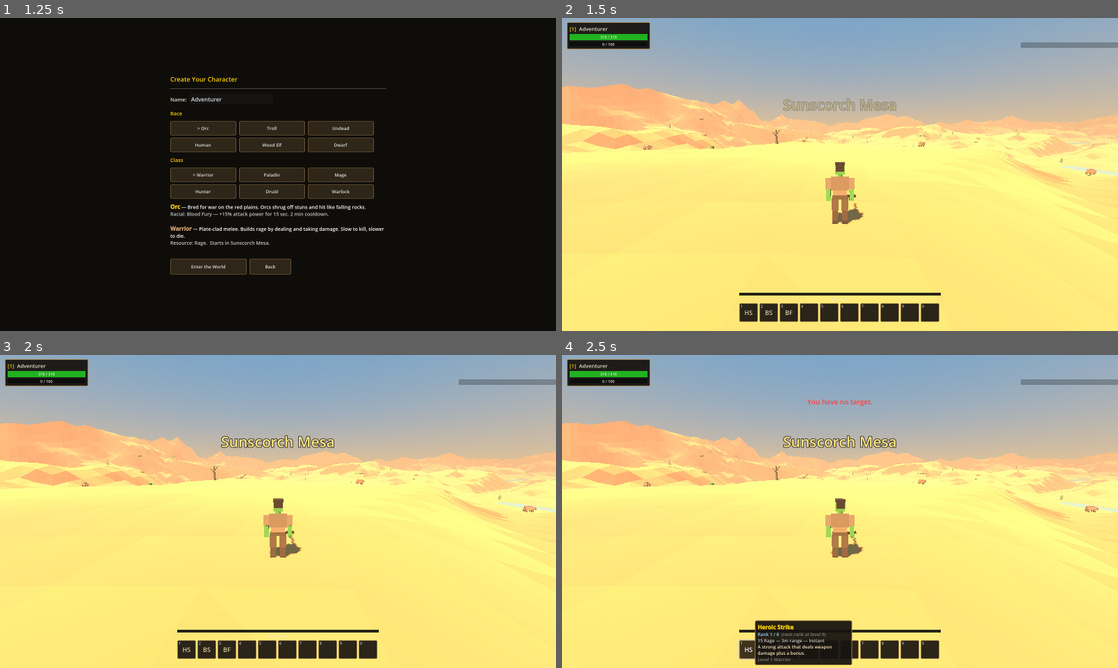
Above: before the commit, frames 1-4 (two rows, left to right).
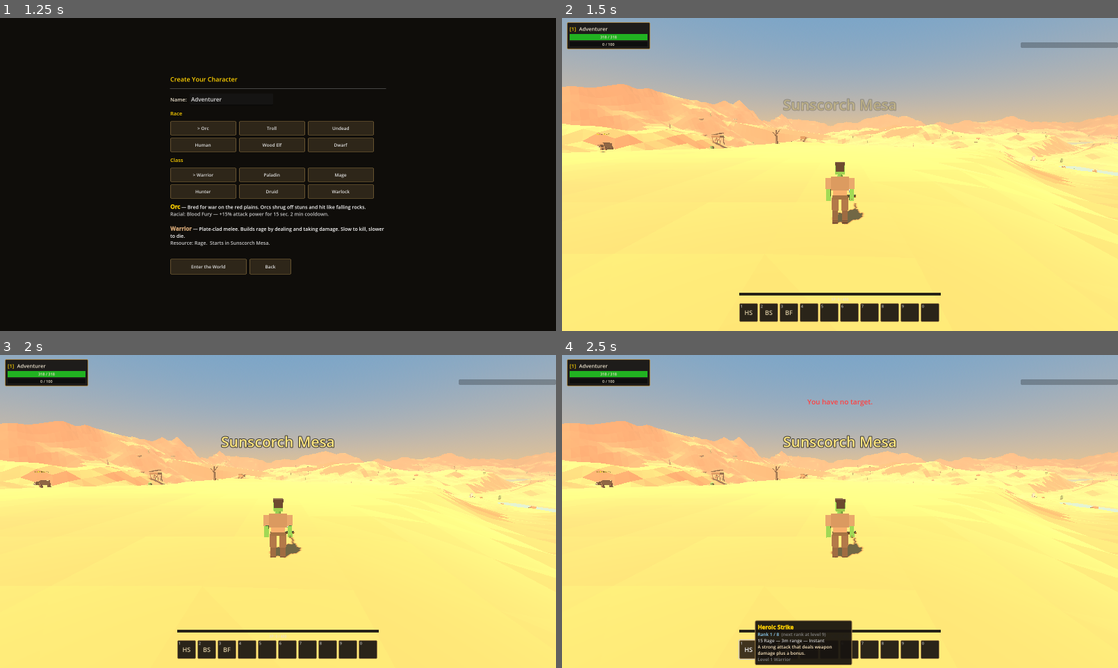
Above: after the commit, the same moments.

Repository: DenislavB/game
Game: Godot game, scene res://scenes/Main.tscn
The game is run twice, just before and just after one commit, with the same random seed, the same clock (stepped at 60 frames per second) and the same inputs.
Inputs:
- Up to frame 1 (1.25 s): click "New Character" at 0.5 s
- Up to frame 2 (1.5 s): click "Enter the World" at 1.25 s
- Up to frame 3 (2 s): no input
- Up to frame 4 (2.5 s): click "HS" at 2 s

Frame 1 is identical in both runs. In frame 2, 0.2% of the frame differs, in the area x 6-98%, y 35-51%; in frame 3, 0.2%; in frame 4, 0.2%.

Commit message:
Populate starting zones with vistas, scenes and filler; editor scene support
- Greenhollow Vale and Sunscorch Mesa each gain ~13 hand-placed scenes
  (great trees, standing stones, ruined tower, overlook, battlefield,
  abandoned camp, wrecked wagon, fishing dock, farm/statue, graveyard,
  bonfire ring, hunters blind, wayshrine) plus landmark placed_props
  (windmill, banners, market stall/obelisk).
- Much denser, more varied filler scatter (ferns, mushrooms, tall grass,
  saplings, logs, stumps, pebbles, bones) and water-edge flora
  (reeds/cattails near the shore, lilypads on the surface).
- ambient_spots seed extra night fireflies at scenic points.
- Zone Editor: new Scenes palette category and all new filler/landmark
  props exposed, so everything added here is movable/editable in-tool.

Diff:
--- a/data/zones/greenhollow_vale.json
+++ b/data/zones/greenhollow_vale.json
@@ -121,6 +121,53 @@
     {
       "type": "flowers",
       "count": 70
+    },
+    {
+      "type": "fern",
+      "count": 90
+    },
+    {
+      "type": "mushroom",
+      "count": 70
+    },
+    {
+      "type": "tall_grass",
+      "count": 240
+    },
+    {
+      "type": "sapling",
+      "count": 45
+    },
+    {
+      "type": "log",
+      "count": 30
+    },
+    {
+      "type": "stump",
+      "count": 26
+    },
+    {
+      "type": "pebbles",
+      "count": 55
+    },
+    {
+      "type": "bones",
+      "count": 10
+    },
+    {
+      "type": "reeds",
+      "count": 46,
+      "near_water": true
+    },
+    {
+      "type": "cattail",
+      "count": 26,
+      "near_water": true
+    },
+    {
+      "type": "lilypad",
+      "count": 22,
+      "on_water": true
     }
   ],
   "buildings": [
@@ -624,5 +671,123 @@
       "r": 18,
       "label": "The Dustplains (10-20)"
     }
+  ],
+  "scenes": [
+    {
+      "type": "great_tree",
+      "x": -130,
+      "z": -300,
+      "rot": 0
+    },
+    {
+      "type": "standing_stones",
+      "x": 40,
+      "z": -190,
+      "rot": 15
+    },
+    {
+      "type": "ruined_tower",
+      "x": 210,
+      "z": 190,
+      "rot": 30
+    },
+    {
+      "type": "fishing_dock",
+      "x": -40,
+      "z": 188,
+      "rot": 180
+    },
+    {
+      "type": "wrecked_wagon",
+      "x": 30,
+      "z": 45,
+      "rot": 60
+    },
+    {
+      "type": "abandoned_camp",
+      "x": -180,
+      "z": 30,
+      "rot": 200
+    },
+    {
+      "type": "battlefield",
+      "x": 300,
+      "z": -150,
+      "rot": 0
+    },
+    {
+      "type": "farm_plot",
+      "x": 60,
+      "z": 150,
+      "rot": 90
+    },
+    {
+      "type": "wayshrine",
+      "x": -95,
+      "z": -58,
+      "rot": 40
+    },
+    {
+      "type": "overlook",
+      "x": 315,
+      "z": 250,
+      "rot": -30
+    },
+    {
+      "type": "grave_row",
+      "x": -300,
+      "z": -140,
+      "rot": 10
+    },
+    {
+      "type": "bonfire_ring",
+      "x": 150,
+      "z": -110,
+      "rot": 0
+    },
+    {
+      "type": "hunters_blind",
+      "x": -150,
+      "z": 150,
+      "rot": 120
+    },
+    {
+      "type": "great_tree",
+      "x": 250,
+      "z": -60,
+      "rot": 90
+    }
+  ],
+  "ambient_spots": [
+    {
+      "x": -130,
+      "z": -300
+    },
+    {
+      "x": 40,
+      "z": -190
+    }
+  ],
+  "placed_props": [
+    {
+      "type": "windmill",
+      "x": 80,
+      "z": 165,
+      "rot": 30
+    },
+    {
+      "type": "banner",
+      "x": 118,
+      "z": 70,
+      "rot": 0,
+      "color": "#3a5a9a"
+    },
+    {
+      "type": "market_stall",
+      "x": 150,
+      "z": 118,
+      "rot": 200,
+      "color": "#3a6a8a"
+    }
   ]
 }
--- a/data/zones/sunscorch_mesa.json
+++ b/data/zones/sunscorch_mesa.json
@@ -132,6 +132,50 @@
       "x": 200,
       "z": 60,
       "r": 60
+    },
+    {
+      "type": "tall_grass",
+      "count": 90,
+      "color": "#9a8a4a"
+    },
+    {
+      "type": "pebbles",
+      "count": 130,
+      "color": "#8a4a2c"
+    },
+    {
+      "type": "bones",
+      "count": 34
+    },
+    {
+      "type": "stump",
+      "count": 12
+    },
+    {
+      "type": "sapling",
+      "count": 16
+    },
+    {
+      "type": "reeds",
+      "count": 34,
+      "near_water": true
+    },
+    {
+      "type": "cattail",
+      "count": 16,
+      "near_water": true
+    },
+    {
+      "type": "lilypad",
+      "count": 12,
+      "on_water": true
+    },
+    {
+      "type": "palm",
+      "count": 8,
+      "x": 200,
+      "z": 60,
+      "r": 55
     }
   ],
   "buildings": [
@@ -617,5 +661,105 @@
       "r": 18,
       "label": "The Dustplains (10-20)"
     }
+  ],
+  "scenes": [
+    {
+      "type": "standing_stones",
+      "x": -110,
+      "z": 300,
+      "rot": 20,
+      "color": "#8a5a3a"
+    },
+    {
+      "type": "ruined_tower",
+      "x": 300,
+      "z": -150,
+      "rot": 40
+    },
+    {
+      "type": "battlefield",
+      "x": -160,
+      "z": -170,
+      "rot": 0
+    },
+    {
+      "type": "bonfire_ring",
+      "x": 0,
+      "z": 150,
+      "rot": 0
+    },
+    {
+      "type": "abandoned_camp",
+      "x": 255,
+      "z": -255,
+      "rot": 160
+    },
+    {
+      "type": "wrecked_wagon",
+      "x": -110,
+      "z": -58,
+      "rot": 80
+    },
+    {
+      "type": "fishing_dock",
+      "x": 200,
+      "z": 28,
+      "rot": 180
+    },
+    {
+      "type": "overlook",
+      "x": 330,
+      "z": -300,
+      "rot": -40
+    },
+    {
+      "type": "statue",
+      "x": 55,
+      "z": -125,
+      "rot": 180
+    },
+    {
+      "type": "hunters_blind",
+      "x": -300,
+      "z": 100,
+      "rot": 90
+    },
+    {
+      "type": "grave_row",
+      "x": -200,
+      "z": -60,
+      "rot": 0
+    },
+    {
+      "type": "wayshrine",
+      "x": -150,
+      "z": 80,
+      "rot": 60
+    },
+    {
+      "type": "obelisk",
+      "x": -60,
+      "z": 330,
+      "rot": 0
+    }
+  ],
+  "ambient_spots": [
+    {
+      "x": 200,
+      "z": 60
+    },
+    {
+      "x": 0,
+      "z": 150
+    }
+  ],
+  "placed_props": [
+    {
+      "type": "banner",
+      "x": 100,
+      "z": -20,
+      "rot": 0,
+      "color": "#8a2a2a"
+    }
   ]
 }
--- a/scripts/screens/zone_editor.gd
+++ b/scripts/screens/zone_editor.gd
@@ -28,6 +28,15 @@
 	"dry_bush", "flowers", "rock", "cactus", "tent", "totem", "well", "campfire"]
 const BUILDING_TYPES := ["human_house", "human_inn", "church", "tower",
 	"orc_hut", "orc_hall", "campfire"]
+const SCENE_TYPES := ["great_tree", "standing_stones", "ruined_tower",
+	"overlook", "waterfall", "abandoned_camp", "wrecked_wagon", "battlefield",
+	"fishing_dock", "wayshrine", "farm_plot", "bonfire_ring", "hunters_blind",
+	"market_row", "grave_row"]
+# New filler/landmark props exposed in the editor palette too.
+const EXTRA_PROP_TYPES := ["mushroom", "fern", "tall_grass", "reeds", "cattail",
+	"lilypad", "pebbles", "bones", "log", "stump", "sapling", "crate", "barrel",
+	"hay_bale", "fence", "signpost", "scarecrow", "standing_stone", "obelisk",
+	"statue", "wagon", "market_stall", "banner", "windmill", "pennant"]
 
 var zone_id := ""
 var zdef: Dictionary = {}        # working copy; written back on Save
@@ -124,6 +133,8 @@
 		_add_object("spawns", s)
 	for g in zdef.get("gather_nodes", []):
 		_add_object("gather_nodes", g)
+	for sc in zdef.get("scenes", []):
+		_add_object("scenes", sc)
 
 
 func _add_object(cat: String, entry: Dictionary) -> Dictionary:
@@ -145,6 +156,10 @@
 			var rng2 := RandomNumberGenerator.new()
 			rng2.seed = int(entry.get("x", 0)) * 31 + int(entry.get("z", 0))
 			return Props.build_prop(str(entry["type"]), rng2)
+		"scenes":
+			var rng3 := RandomNumberGenerator.new()
+			rng3.seed = int(entry.get("x", 0)) * 73856 ^ int(entry.get("z", 0)) * 19349
+			return Scenes.build(str(entry["type"]), rng3)
 		"npcs":
 			return _marker(Color(0.35, 0.95, 0.35), str(entry.get("name", "NPC")), 0.0)
 		"spawns":
@@ -447,6 +462,8 @@
 			return { "type": _brush_type, "x": x, "z": z, "rot": 0 }
 		"placed_props":
 			return { "type": _brush_type, "x": x, "z": z, "rot": 0 }
+		"scenes":
+			return { "type": _brush_type, "x": x, "z": z, "rot": 0 }
 		"npcs":
 			return { "id": "npc_%d" % (Time.get_ticks_msec() % 1000000), "name": "New NPC",
 				"title": "Villager", "kind": "villager", "x": x, "z": z }
@@ -514,7 +531,7 @@
 	side.add_child(side_v)
 	side_v.add_child(UI.label("Palette", 15, UI.COL_GOLD))
 	cat_pick = OptionButton.new()
-	for cat_name in ["Props", "Buildings", "NPCs", "Mob Spawns", "Gather Nodes"]:
+	for cat_name in ["Props", "Buildings", "Scenes", "NPCs", "Mob Spawns", "Gather Nodes"]:
 		cat_pick.add_item(cat_name)
 	cat_pick.item_selected.connect(func(_i): _rebuild_palette())
 	side_v.add_child(cat_pick)
@@ -549,17 +566,22 @@
 		0:
 			for t in PROP_TYPES:
 				entries.append(["placed_props", t, t.capitalize()])
+			for t in EXTRA_PROP_TYPES:
+				entries.append(["placed_props", t, t.capitalize().replace("_", " ")])
 		1:
 			for t in BUILDING_TYPES:
 				entries.append(["buildings", t, t.capitalize()])
 		2:
+			for t in SCENE_TYPES:
+				entries.append(["scenes", t, t.capitalize().replace("_", " ")])
+		3:
 			entries.append(["npcs", "villager", "New NPC (edit JSON for role)"])
-		3:
+		4:
 			var mob_ids: Array = DB.mobs.keys()
 			mob_ids.sort()
 			for mid in mob_ids:
 				entries.append(["spawns", str(mid), str(DB.mobs[mid].get("name", mid))])
-		4:
+		5:
 			for gid in DB.professions.get("nodes", {}):
 				entries.append(["gather_nodes", str(gid), str(DB.professions["nodes"][gid].get("name", gid))])
 	for e in entries:
Not shown, changed: README.md
